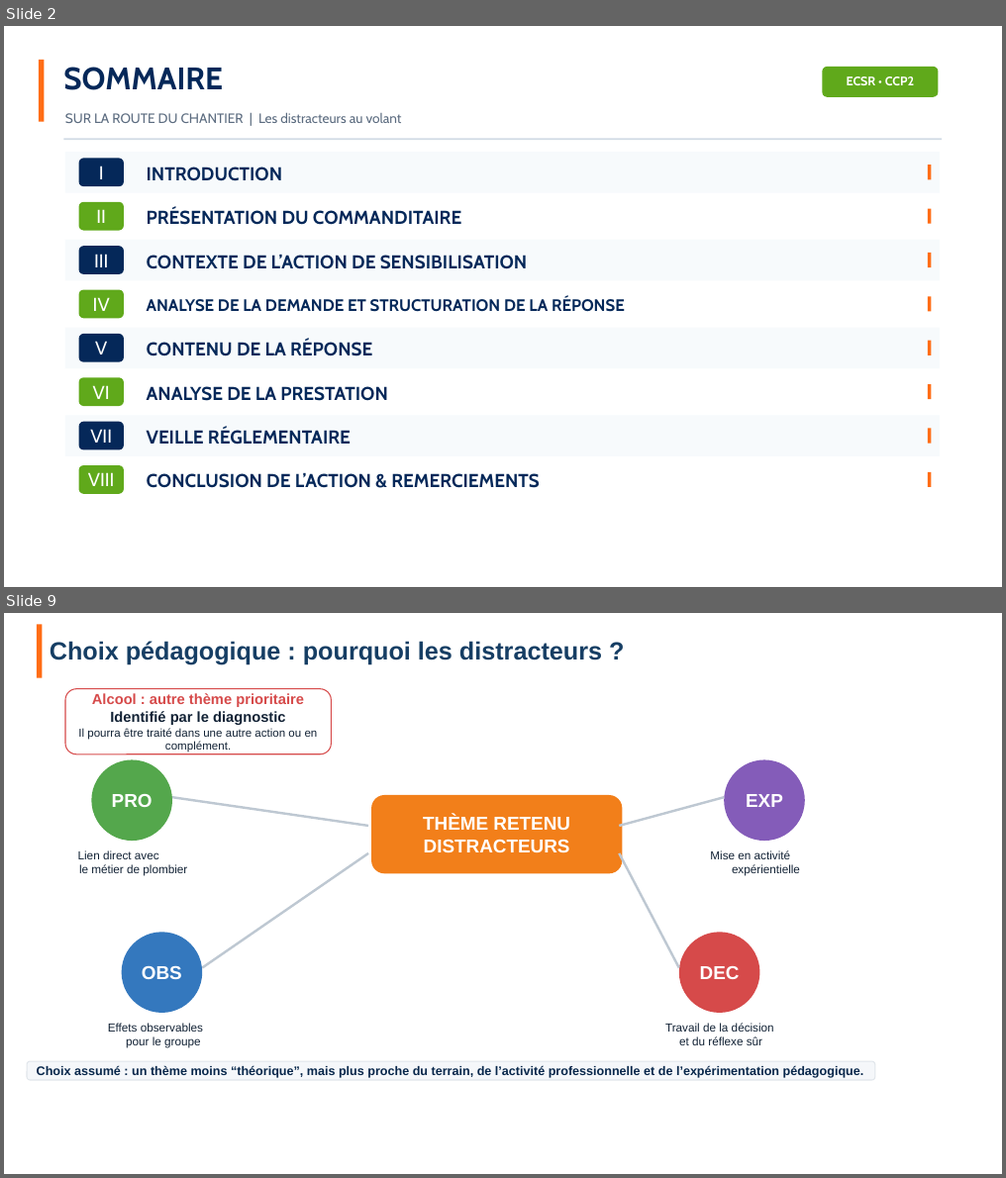
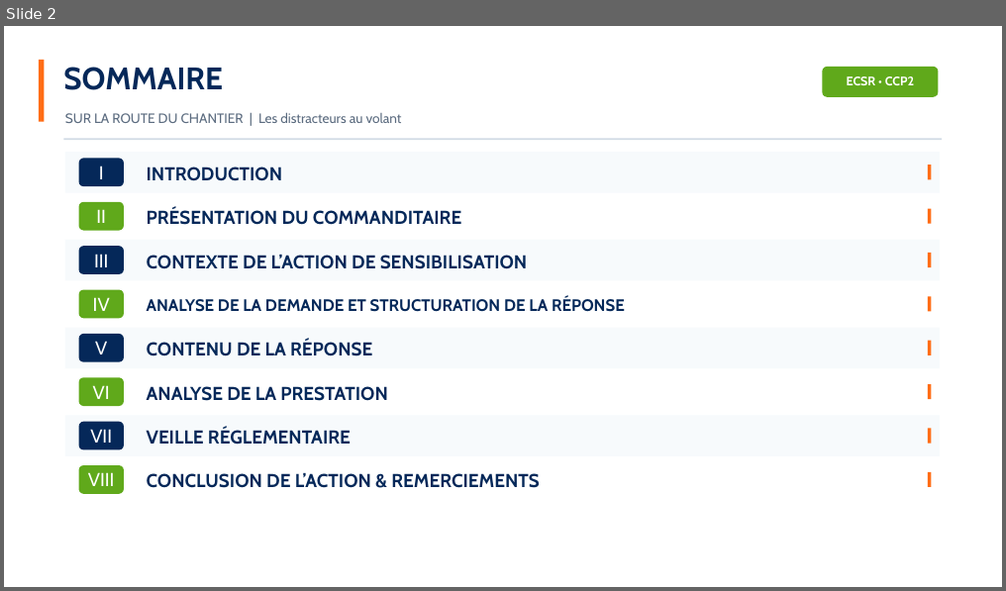
Before and after one commit to SamEva-dev/Memoir-TP-ECSR, a slide deck: Memoire_presentation.pptx. Shown one above the other, each under a label of ours: slides 2 and 9 before the commit, slide 2 after it; the slides between them are not shown. The pictures are 1006x1178 and 1006x591 pixels, drawn with LibreOffice and Linux fonts; fonts in the diff are those of the drawing; background and template pictures are left out. Boxes give left, top, right and bottom in pixels: in the first picture for what was removed or moved away, otherwise in the second. Text is boxed around its words. In the diff, an @@ line names an element or a change of style, - is before the commit and + after.

```diff
--- a/Memoire_presentation.pptx
+++ b/Memoire_presentation.pptx
@@ slide 9 removed at bbox=[4, 613, 1002, 1174], background picture (left out) @@
@@ rectangle removed at bbox=[37, 624, 42, 678] @@
@@ text removed at bbox=[50, 641, 602, 665] @@
-Choix pédagogique : pourquoi les distracteurs ?
@@ text removed at bbox=[767, 624, 969, 658] @@
-ECSR • CCP2
@@ rounded rectangle removed at bbox=[65, 688, 331, 754] @@
-Alcool : autre thème prioritaire
-Identifié par le diagnostic
-Il pourra être traité dans une autre action ou en complément.
@@ group removed at bbox=[78, 760, 805, 1049]: 4 ellipses, 4 texts, 4 lines, 1 rounded rectangle @@
-THÈME RETENU
-DISTRACTEURS
-PRO
-Lien direct avec
-le métier de plombier
-OBS
-Effets observables
-pour le groupe
-EXP
-Mise en activité
-expérientielle
-DEC
-Travail de la décision
-et du réflexe sûr
@@ rounded rectangle removed at bbox=[27, 1061, 874, 1080] @@
-Choix assumé : un thème moins “théorique”, mais plus proche du terrain, de l’activité professionnelle et de l’expérimentation pédagogique.
```
Also in this commit, not shown: 15 slides changed, 1 slide added, 1 other slide removed, 7 other files.
